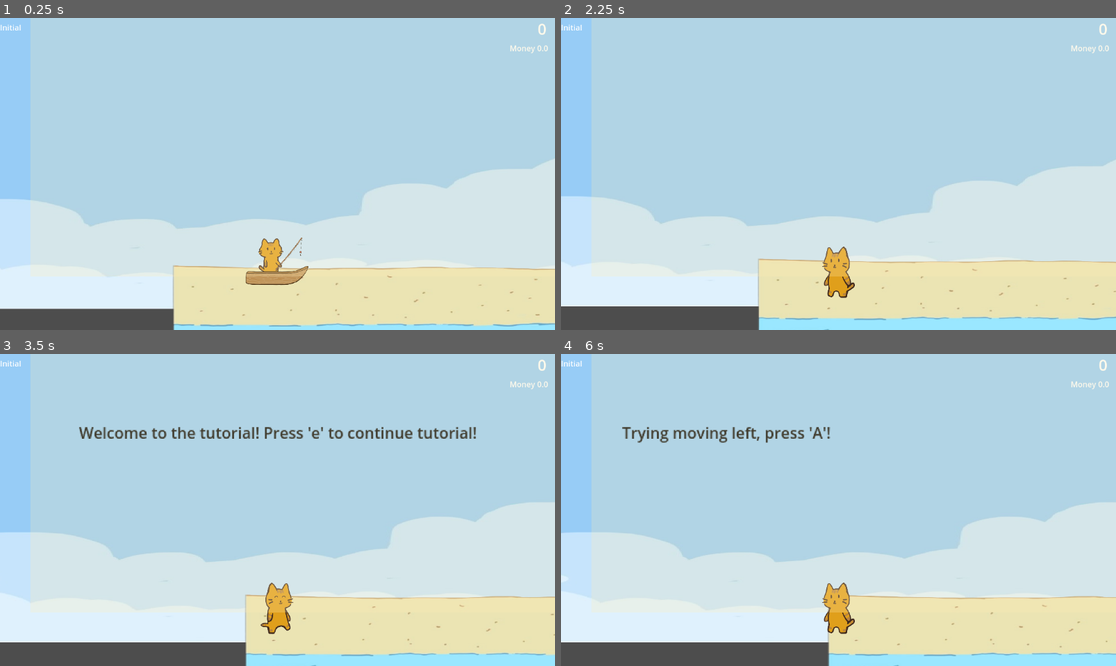
Above: before the commit, frames 1-4 (two rows, left to right).
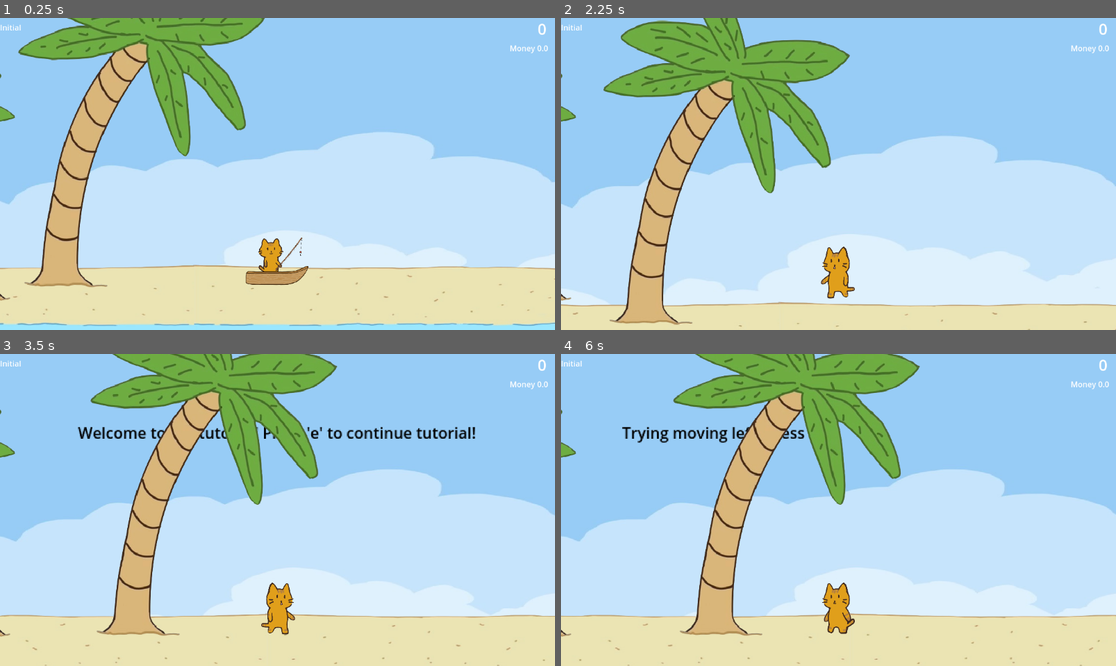
Above: after the commit, the same moments.

Repository: 3yaa/catfishing
Game: Godot game, scene res://scenes/game.tscn
Same seed, same stepped clock (60 frames per second), same inputs: the game is played once before the commit and once after it.
Inputs:
- Up to frame 1 (0.25 s): no input
- Up to frame 2 (2.25 s): tap Enter (ui_accept) at 0.5, 0.77, 1.25, 1.52, 2 s; hold Right (ui_right) 0.53-2.03 s; tap F (fishing) at 0.6 s; tap E (interact) at 1.35 s; hold Left (ui_left) from 2.03 s (still down); tap Space at 2.1 s
- Up to frame 3 (3.5 s): release Left (ui_left) at 2.78 s; hold Right (ui_right) from 2.78 s (still down); tap F (fishing) at 2.85 s; tap Enter (ui_accept) at 3.02 s
- Up to frame 4 (6 s): tap E (interact) at 3.5, 3.6, 5.85 s; tap Enter (ui_accept) at 3.77, 4.52 s; tap D at 4.25 s; release Right (ui_right) at 4.28 s; hold Left (ui_left) 4.28-5.03 s; tap Space at 4.35 s; hold Right (ui_right) 5.03-5.78 s; tap F (fishing) at 5.1 s; hold Left (ui_left) from 5.78 s (still down)

The runs differ from the first frame. In frame 1, 52% of the frame differs, in the area x 0-100%, y 0-100%; in frame 2, 64%; in frame 3, 60%; in frame 4, 60%.

Commit message:
added more land detail, need palm tree debugging, stuck to screen

Diff:
--- a/scenes/game.tscn
+++ b/scenes/game.tscn
@@ -9,6 +9,7 @@
 [ext_resource type="PackedScene" uid="uid://cwjnjn45by5b2" path="res://scenes/ui.tscn" id="6_p57ef"]
 [ext_resource type="Script" uid="uid://b2wgiegidtvun" path="res://scripts/clock.gd" id="7_u5sy4"]
 [ext_resource type="PackedScene" uid="uid://btx5m1k8bm1n8" path="res://scenes/ocean_area.tscn" id="9_dinhu"]
+[ext_resource type="Texture2D" uid="uid://c4ci4hew47e5g" path="res://assets/Mondstadt Background Wallpaper/palmTree.png" id="9_pl11u"]
 [ext_resource type="Script" uid="uid://2yl1hfh0q3jn" path="res://scripts/fish_logic.gd" id="9_vtaks"]
 [ext_resource type="PackedScene" uid="uid://dtipbmymq13e1" path="res://scenes/minigame.tscn" id="10_dinhu"]
 [ext_resource type="Script" uid="uid://cgq63vliv3xal" path="res://scripts/tutorial_manager.gd" id="13_kvuet"]
@@ -120,17 +121,20 @@
 [sub_resource type="RectangleShape2D" id="RectangleShape2D_pl11u"]
 size = Vector2(1157, 20)
 
+[sub_resource type="SegmentShape2D" id="SegmentShape2D_e1j6l"]
+b = Vector2(4, 454)
+
 [node name="Game" type="Node2D"]
 script = ExtResource("1_0tnpc")
 
 [node name="Parallax2D" type="Parallax2D" parent="."]
-scroll_scale = Vector2(0.4, 0.4)
+scroll_scale = Vector2(0.1, 0.1)
 scroll_offset = Vector2(400, 249)
 
 [node name="Sprite2D" type="Sprite2D" parent="Parallax2D"]
-position = Vector2(507, 44.999992)
+position = Vector2(108.67272, 53.719078)
 rotation = 1.5707964
-scale = Vector2(0.31905207, 0.9797303)
+scale = Vector2(0.36008745, 0.76137567)
 texture = ExtResource("2_trtic")
 
 [node name="TileMap_Background" type="TileMapLayer" parent="."]
@@ -147,8 +151,16 @@
 script = ExtResource("17_264po")
 
 [node name="Player" parent="." instance=ExtResource("1_uwrxv")]
-position = Vector2(134, 429)
+z_index = 5
+position = Vector2(109, 428)
 script = ExtResource("2_yqjtg")
+
+[node name="Sprite2D" type="Sprite2D" parent="Player"]
+z_index = 2
+z_as_relative = false
+position = Vector2(-375, -114.000015)
+scale = Vector2(-0.40630943, 0.42951357)
+texture = ExtResource("9_pl11u")
 
 [node name="Camera2D" type="Camera2D" parent="." node_paths=PackedStringArray("target")]
 position = Vector2(369, 204)
@@ -162,7 +174,8 @@
 script = ExtResource("7_u5sy4")
 
 [node name="OceanArea" parent="." instance=ExtResource("9_dinhu")]
-position = Vector2(618, 453)
+position = Vector2(600, 473)
+scale = Vector2(1.5, 1.5)
 
 [node name="FishLogic" type="Node2D" parent="."]
 script = ExtResource("9_vtaks")
@@ -195,13 +208,14 @@
 [node name="Theme" type="CanvasLayer" parent="."]
 
 [node name="ColorRect" type="ColorRect" parent="Theme"]
+z_index = -1
 anchors_preset = 15
 anchor_right = 1.0
 anchor_bottom = 1.0
-offset_left = 63.0
-offset_top = -46.0
-offset_right = 639.0
-offset_bottom = -111.0
+offset_left = -4.0
+offset_top = -1205.0
+offset_right = 1057.0
+offset_bottom = -817.0
 grow_horizontal = 2
 grow_vertical = 2
 mouse_filter = 2
@@ -217,41 +231,76 @@
 script = ExtResource("20_1kice")
 
 [node name="FishShop" parent="." instance=ExtResource("21_5newe")]
-offset_left = 142.0
-offset_top = 61.0
-offset_right = 451.0
-offset_bottom = 246.0
+offset_left = 181.0
+offset_top = 53.0
+offset_right = 490.0
+offset_bottom = 238.0
 script = ExtResource("22_37s47")
 
 [node name="land" type="StaticBody2D" parent="."]
 
 [node name="Sprite2D" type="Sprite2D" parent="land"]
-position = Vector2(335.00003, 475)
+z_index = 1
+position = Vector2(326.00003, 475.00003)
 rotation = 1.5707964
 scale = Vector2(0.40890208, 0.588001)
 texture = ExtResource("23_bt5mj")
+region_enabled = true
+region_rect = Rect2(0, 21.977516, 359.46613, 1052.3574)
 
 [node name="CollisionShape2D" type="CollisionShape2D" parent="land"]
-position = Vector2(308, 474)
+position = Vector2(246, 453)
 shape = SubResource("RectangleShape2D_e1j6l")
 
 [node name="sea" type="StaticBody2D" parent="."]
 
 [node name="Sprite2D" type="Sprite2D" parent="sea"]
-position = Vector2(836, 479)
+position = Vector2(826.00006, 479)
+scale = Vector2(0.878743, 0.8635702)
+texture = ExtResource("24_e1j6l")
+region_enabled = true
+region_rect = Rect2(33.969208, 0, 436.61765, 500)
+
+[node name="CollisionShape2D" type="CollisionShape2D" parent="sea"]
+position = Vector2(1168, 489)
+shape = SubResource("RectangleShape2D_pl11u")
+
+[node name="Sprite2D" type="Sprite2D" parent="."]
+z_index = 1
+position = Vector2(1209, 479)
 scale = Vector2(0.8680001, 0.8685001)
 texture = ExtResource("24_e1j6l")
-
-[node name="CollisionShape2D" type="CollisionShape2D" parent="sea"]
-position = Vector2(1167.5, 474)
-shape = SubResource("RectangleShape2D_pl11u")
-
-[node name="Sprite2D" type="Sprite2D" parent="."]
-position = Vector2(1221, 479)
+region_enabled = true
+region_rect = Rect2(29.625492, 0, 440.67227, 500)
+
+[node name="Sprite2D2" type="Sprite2D" parent="."]
+position = Vector2(1588, 478)
 scale = Vector2(0.8680001, 0.8685001)
 texture = ExtResource("24_e1j6l")
 
-[node name="Sprite2D2" type="Sprite2D" parent="."]
-position = Vector2(1606, 479)
-scale = Vector2(0.8680001, 0.8685001)
-texture = ExtResource("24_e1j6l")
+[node name="barrier" type="StaticBody2D" parent="."]
+
+[node name="CollisionShape2D" type="CollisionShape2D" parent="barrier"]
+position = Vector2(-93, 9)
+shape = SubResource("SegmentShape2D_e1j6l")
+
+[node name="CollisionShape2D" type="CollisionShape2D" parent="."]
+position = Vector2(1767, 47)
+shape = SubResource("SegmentShape2D_e1j6l")
+
+[node name="Sprite2D3" type="Sprite2D" parent="."]
+z_index = 1
+position = Vector2(-294, 474)
+rotation = -1.5707964
+scale = Vector2(-0.40758306, 0.6164387)
+texture = ExtResource("23_bt5mj")
+region_enabled = true
+region_rect = Rect2(0, 0, 355.16, 1027.3066)
+
+[node name="Tree" type="StaticBody2D" parent="."]
+
+[node name="Sprite2D" type="Sprite2D" parent="Tree"]
+z_index = 1
+position = Vector2(-31.999996, 259)
+scale = Vector2(0.50633717, 0.5469208)
+texture = ExtResource("9_pl11u")
Binary file added: assets/Mondstadt Background Wallpaper/palmTree.png
Not shown, added: assets/Mondstadt Background Wallpaper/palmTree.png.import
Not shown: 1 places in scenes/game.tscn that only renumber resources
